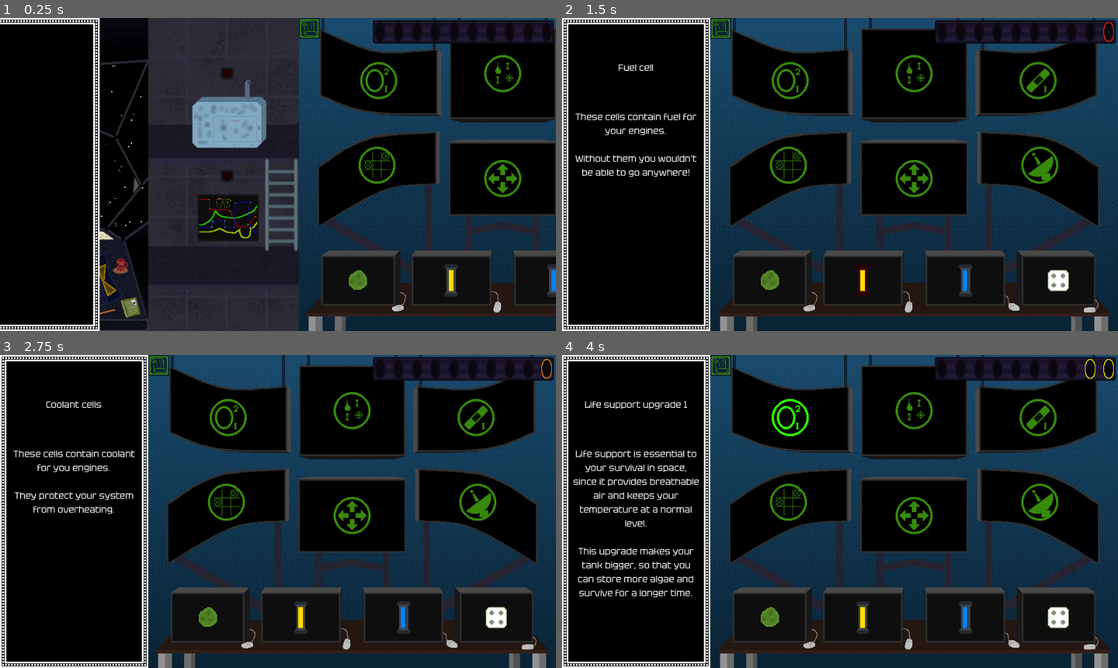
Above: before the commit, frames 1-4 (two rows, left to right).
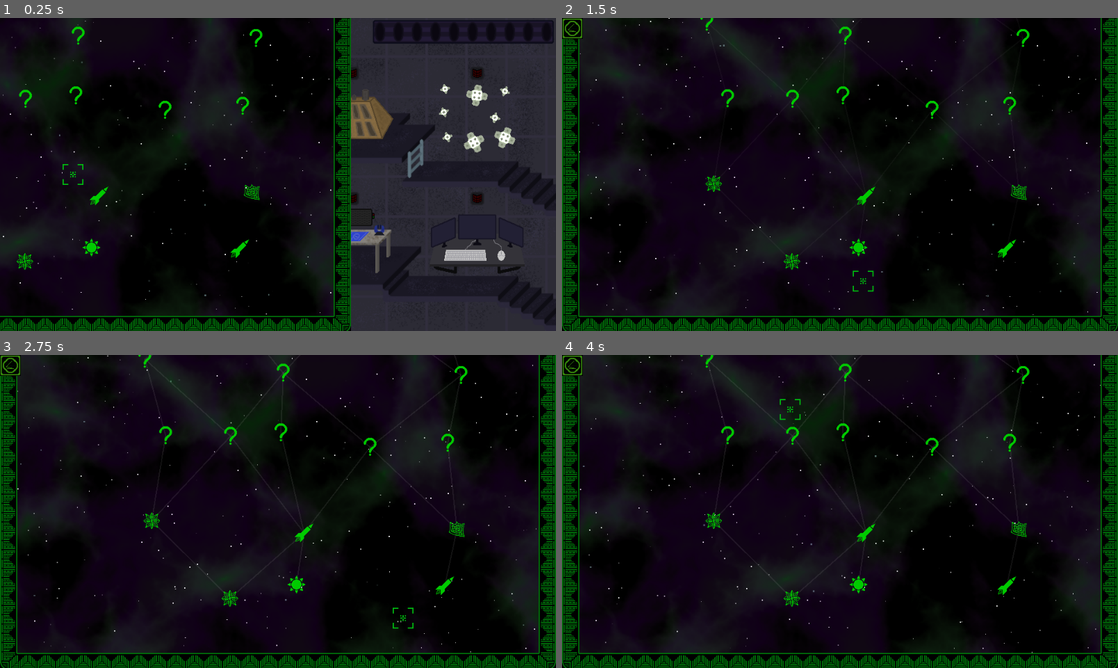
Above: after the commit, the same moments.

Repository: kedalovo/-SG-Spaceship-Management
Game: Godot game, scene res://Game Scene/Game.tscn
Same seed, same stepped clock (60 frames per second), same inputs: the game is played once before the commit and once after it.
Inputs (mouse positions are in pixels of both pictures, inside the frame that each line leads up to):
- Up to frame 1 (0.25 s): no input
- Up to frame 2 (1.5 s): click (823, 280) at 0.52 s; click (862, 280) at 1.27 s
- Up to frame 3 (2.75 s): click (405, 617) at 2.02 s
- Up to frame 4 (4 s): click (1056, 617) at 2.77 s; click (789, 408) at 3.52 s

The runs differ from the first frame. In frame 1, 69% of the frame differs, in the area x 0-100%, y 0-100%; in frame 2, 56%; in frame 3, 56%; in frame 4, 57%.
Error before the commit: Parse Error: Cannot assign a value of type game_manager.hazard_types to variable "hazard" with specified type String. (res://Space/space.gd:71)

Commit message:
Almost done with map tooltips. Descriptions are generating properly, now we need translation and fixing some bugs in positioning.

Diff:
--- a/Game Scene/game.gd
+++ b/Game Scene/game.gd
@@ -47,7 +47,6 @@
 @onready var systems_cracks: Sprite2D = $"Systems Background/Cracks"
 
 @onready var tooltip_panel: Control = $Tooltip
-@onready var map_tooltip: PanelContainer = $"Map Tooltip"
 
 const CABIN_ZOOM_LEVEL: float = 1.1
 
@@ -69,8 +68,8 @@
 func _ready() -> void:
 	Input.set_custom_mouse_cursor(CURSOR_NORMAL, Input.CURSOR_ARROW)
 	Input.set_custom_mouse_cursor(CURSOR_POINTER, Input.CURSOR_POINTING_HAND)
-	#toggle_map(true)
-	toggle_store(true)
+	toggle_map(true)
+	#toggle_store(true)
 
 
 func _input(event: InputEvent) -> void:
@@ -123,16 +122,6 @@
 	cabin_view.scale = lerp(cabin_view.scale, Vector2.ONE, 0.1)
 	clock.set_time(round_timer.time_left)
 
-	map_tooltip.global_position = get_global_mouse_position()
-	if map_tooltip.global_position.y + map_tooltip.get_rect().size.y > 540.0:
-		map_tooltip.global_position += Vector2(32, -map_tooltip.get_rect().size.y - 32)
-	#if map_tooltip.global_position.y + map_tooltip.get_rect().size.y < 0.0:
-		#map_tooltip.global_position += Vector2(0, map_tooltip.get_rect().size.y)
-	#if map_tooltip.global_position.x < 0.0:
-		#map_tooltip.global_position += Vector2(map_tooltip.get_rect().size.x + 32, 0)
-	if map_tooltip.global_position.x + map_tooltip.get_rect().size.x > 960.0:
-		map_tooltip.global_position += Vector2(-map_tooltip.get_rect().size.x - 32, 32)
-
 
 func toggle_map(open: bool) -> void:
 	if open and !is_map_open:
--- a/Map/Map Node/map_node.gd
+++ b/Map/Map Node/map_node.gd
@@ -108,7 +108,7 @@
 		if difficulty == 2:
 			for i in hazards.size():
 				var haz = hazards[i]
-				var haz_int = hazards_intensity[i]
+				var haz_int = clampi(hazards_intensity[i], 1, 5)
 				match haz:
 					game_manager.hazard_types.ASTEROID_FIELD:
 						if randi() % (6 - haz_int) == 0:
--- a/Map/Map Tooltip/map_tooltip.gd
+++ b/Map/Map Tooltip/map_tooltip.gd
@@ -10,3 +10,10 @@
 func set_text(new_text: String) -> void:
 	label.text = new_text
 	reset_size()
+
+
+func toggle_open(on: bool) -> void:
+	if on:
+		modulate = Color.WHITE
+	else:
+		modulate = Color.TRANSPARENT
--- a/Map/map.gd
+++ b/Map/map.gd
@@ -33,6 +33,8 @@
 @onready var fog_2: TextureRect = $"Scroll/Map Container/Fog 2"
 
 @export var line_color_global: Color
+
+@onready var map_tooltip: PanelContainer = $"Map Tooltip"
 
 const NUM_OF_DELETIONS: int = 20
 const LINE_NUM: int = 15
@@ -255,9 +257,11 @@
 				wormhole.connected_to_nodes = grid[i+1]
 				j.wormhole = wormhole
 
-	var hazards: Array = game_manager.hazard_types.keys()
-	var hazard_buffer: Array = hazards.duplicate()
-	var hazard_bin: Array = []
+	var hazards: Array[game_manager.hazard_types] = [
+		game_manager.hazard_types.ASTEROID_FIELD, game_manager.hazard_types.WARZONE,
+		game_manager.hazard_types.NEBULA, game_manager.hazard_types.ICE_FIELD, game_manager.hazard_types.STAR_PROXIMITY]
+	var hazard_buffer: Array[game_manager.hazard_types] = hazards.duplicate()
+	var hazard_bin: Array[game_manager.hazard_types] = []
 	var intensity: int = 0
 	# Visualising result and assigning difficulty and hazard types
 	for i in range(0, grid.size()):
@@ -277,14 +281,14 @@
 			line[j].set_default_texture(QUESTION_ICON)
 			if difficulty == 1:
 				hazard_buffer.shuffle()
-				var picked_hazard: String = hazard_buffer.pop_front()
+				var picked_hazard: game_manager.hazard_types = hazard_buffer.pop_front()
 				hazard_bin.append(picked_hazard)
 				line[j].hazards.append(picked_hazard)
 				line[j].hazards_intensity.append(intensity)
 				line[j].set_texture(ICONS[hazards.find(picked_hazard)])
 			elif difficulty > 1:
 				hazard_buffer.shuffle()
-				var picked_hazard: String = hazard_buffer.pop_front()
+				var picked_hazard: game_manager.hazard_types = hazard_buffer.pop_front()
 				hazard_bin.append(picked_hazard)
 				line[j].hazards.append(picked_hazard)
 				line[j].set_texture(ICONS[hazards.find(picked_hazard)])
@@ -316,7 +320,22 @@
 
 
 func tooltip_popup(node: map_node) -> void:
-	pass
+	if node.is_wormhole or node.is_secret:
+		return
+	map_tooltip.set_text(game_manager.get_map_node_tooltip(node))
+	match node.difficulty:
+		1:
+			map_tooltip.self_modulate = Color("00cb00")
+		2:
+			map_tooltip.self_modulate = Color("cbc800")
+		3:
+			map_tooltip.self_modulate = Color("cb0000")
+	map_tooltip.global_position = node.global_position + Vector2(16.0, 16.0)
+	if map_tooltip.global_position.y + map_tooltip.get_rect().size.y > 508.0:
+		map_tooltip.global_position = Vector2(16.0, -map_tooltip.get_rect().size.y - 16.0)
+	if map_tooltip.global_position.x + map_tooltip.get_rect().size.x > 928.0:
+		map_tooltip.global_position += Vector2(-map_tooltip.get_rect().size.x - 36.0, 16.0)
+	map_tooltip.toggle_open(true)
 
 
 func _on_map_node_mouse_enter(node: map_node) -> void:
@@ -332,6 +351,7 @@
 
 
 func _on_map_node_mouse_exit(node: map_node) -> void:
+	map_tooltip.toggle_open(false)
 	lines_con = []
 	con_start = null
 	for n in node.connected_to_nodes:
--- a/Space/space.gd
+++ b/Space/space.gd
@@ -68,25 +68,25 @@
 		8:
 			coin_timer.start(3)
 	for idx in current_location.hazards.size():
-		var hazard: String = current_location.hazards[idx]
+		var hazard: game_manager.hazard_types = current_location.hazards[idx]
 		var intensity: int = current_location.hazards_intensity[idx]
 		var hazard_timer: Timer = hazard_timers[idx]
 		match hazard:
-			&"ASTEROID_FIELD":
+			game_manager.hazard_types.ASTEROID_FIELD:
 				@warning_ignore("integer_division")
 				hazard_timer.wait_time = 30.0 - (intensity / 2) * 5.0 + idx * 2.0
 				hazard_timer.start()
-			&"WARZONE":
+			game_manager.hazard_types.WARZONE:
 				@warning_ignore("integer_division")
 				hazard_timer.wait_time = 30.0 - (intensity / 2) * 5.0 + idx * 2.0
 				hazard_timer.start()
-			&"NEBULA":
+			game_manager.hazard_types.NEBULA:
 				@warning_ignore("integer_division")
 				hazard_timer.wait_time = 30.0 - (intensity / 2) * 5.0 + idx * 2.0
 				hazard_timer.start()
-			&"ICE_FIELD":
+			game_manager.hazard_types.ICE_FIELD:
 				create_ice_world(floorf(0.6 + 0.5 * intensity))
-			&"STAR_PROXIMITY":
+			game_manager.hazard_types.STAR_PROXIMITY:
 				match intensity:
 					1:
 						create_star(30, 1)
@@ -125,10 +125,10 @@
 	if !game_manager.is_playing:
 		push_warning("Tried propagating hazard while round is over")
 		return
-	var hazard: String = current_location.hazards[idx]
+	var hazard: game_manager.hazard_types = current_location.hazards[idx]
 	var intensity: int = current_location.hazards_intensity[idx]
 	match hazard:
-		&"ASTEROID_FIELD":
+		game_manager.hazard_types.ASTEROID_FIELD:
 			var picked_option: int = 0
 			if randi() == 0:
 				picked_option = intensity
@@ -195,7 +195,7 @@
 					else:
 						create_asteroid(game_manager.asteroid_types.LARGE, [Vector2.UP, Vector2.UP + Vector2.RIGHT].pick_random(), 3.0, true)
 						create_asteroid(game_manager.asteroid_types.SMALL, get_free_spot(), 3.0)
-		&"WARZONE":
+		game_manager.hazard_types.WARZONE:
 			match intensity:
 				1:
 					create_rocket(0.6, 7.0, 1)
@@ -219,7 +219,7 @@
 				8:
 					for i in randi()%3:
 						create_rocket(2.0, 3.5, 3, i * 2.0)
-		&"NEBULA":
+		game_manager.hazard_types.NEBULA:
 			var picked_option: int = 0
 			if randi() == 0:
 				picked_option = clamp(intensity, 1, 7)
--- a/game_manager.gd
+++ b/game_manager.gd
@@ -202,11 +202,15 @@
 	var result: String = ""
 	for hazard_idx in node.hazards.size():
 		var haz := node.hazards[hazard_idx]
-		var haz_types: Array = node.hazards_types[hazard_idx]
-		if haz_types.is_empty():
+		if node.hazards_types.size() == 0:
 			result += get_hazard_text(haz, true) + ".\n"
 		else:
-			result += get_hazard_variation_text(haz_types) + get_hazard_text(haz)
+			var haz_types: Array = node.hazards_types[hazard_idx]
+			if haz_types.is_empty():
+				result += get_hazard_text(haz, true) + ".\n"
+			else:
+				result += get_hazard_variation_text(haz_types) + get_hazard_text(haz) + ".\n"
+	result += "\n" + get_hazard_list_text(node)
 	return result
 
 
@@ -216,7 +220,7 @@
 		hazard_types.ASTEROID_FIELD:
 			res = "asteroid field"
 		hazard_types.WARZONE:
-			res = "warone"
+			res = "warzone"
 		hazard_types.NEBULA:
 			res = "nebulae"
 		hazard_types.ICE_FIELD:
@@ -231,7 +235,7 @@
 	return res
 
 
-static func get_hazard_variation_text(variations: Array[damage_types]) -> String:
+static func get_hazard_variation_text(variations: Array) -> String:
 	var res: String = ""
 	if variations.size() == 2:
 		match variations[0]:
@@ -251,3 +255,33 @@
 			damage_types.ELECTRICITY:
 				res += "Electric "
 	return res
+
+
+static func get_hazard_list_text(node: map_node) -> String:
+	var res: String = ""
+	for i in node.hazards.size():
+		var haz: hazard_types = node.hazards[i]
+		var temp_res: String = ""
+		match haz:
+			hazard_types.ASTEROID_FIELD:
+				temp_res += POINT_SYMBOL + " physical hits from asteroids\n"
+				if node.hazards_types.size() > 0:
+					for dam_type in node.hazards_types[i]:
+						if dam_type == damage_types.HEAT:
+							temp_res += POINT_SYMBOL + " fiery asteroids\n"
+						elif dam_type == damage_types.ELECTRICITY:
+							temp_res += POINT_SYMBOL + " electrified asteroids\n"
+			hazard_types.WARZONE:
+				temp_res += POINT_SYMBOL + " physical hits from rockets\n"
+			hazard_types.NEBULA:
+				temp_res += POINT_SYMBOL + " electrical hits from nebulae\n"
+				if node.hazards_types.size() > 0:
+					for dam_type in node.hazards_types[i]:
+						if dam_type == damage_types.HEAT:
+							temp_res += POINT_SYMBOL + " fiery nebulae\n"
+			hazard_types.ICE_FIELD:
+				temp_res += POINT_SYMBOL + " abnormal temperatures\n"
+			hazard_types.STAR_PROXIMITY:
+				temp_res += POINT_SYMBOL + " solar flares\n"
+		res += temp_res
+	return res
